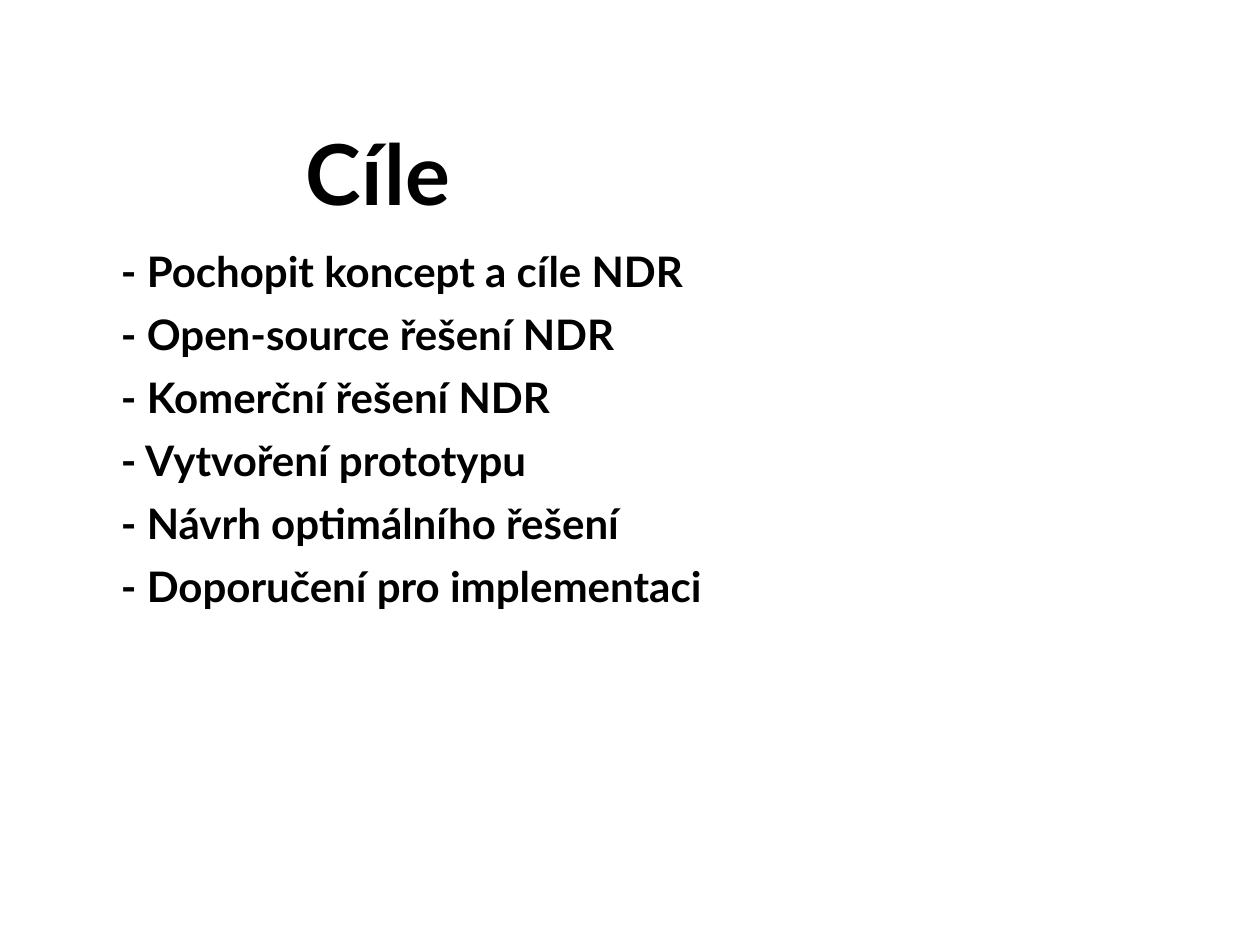
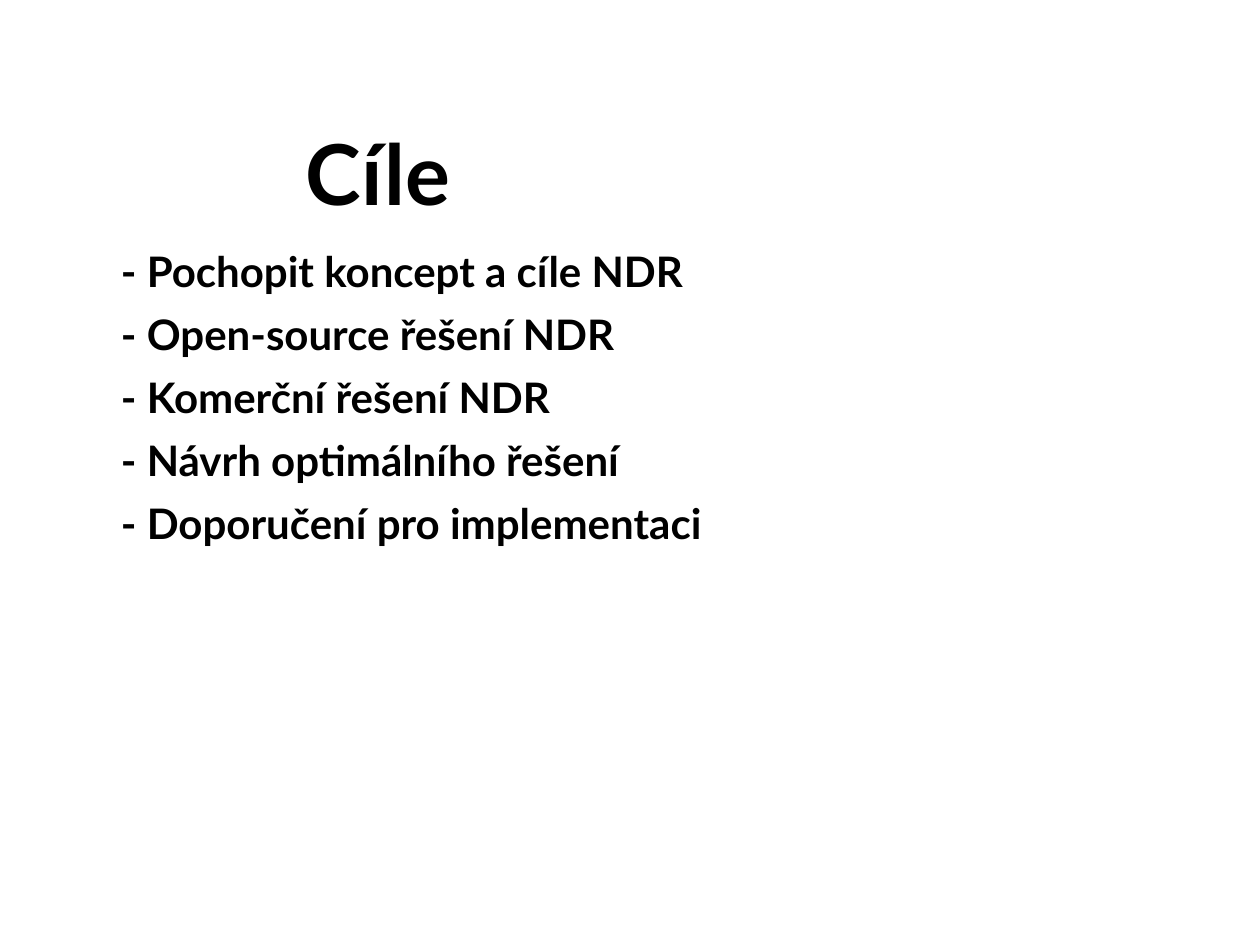
Before and after one commit to zimice/pr5_ndr, a slide deck: slide 3 of kochanek_ndr_prezentace.pptx. Drawn at 1260x945 pixels with LibreOffice and Linux fonts; fonts in the diff are those of the drawing; background and template pictures are left out. Boxes give left, top, right and bottom in pixels: in the first picture for what was removed or moved away, otherwise in the second. Text is boxed around its words. In the diff, an @@ line names an element or a change of style, - is before the commit and + after.

```diff
--- a/kochanek_ndr_prezentace.pptx
+++ b/kochanek_ndr_prezentace.pptx
@@ subtitle at <box>145,445,526,483</box>: paragraph removed @@
-- Vytvoření prototypu
```
Also in this commit, not shown: 6 other slides changed, 2 slides added, 1 slide removed, 2 other files.
